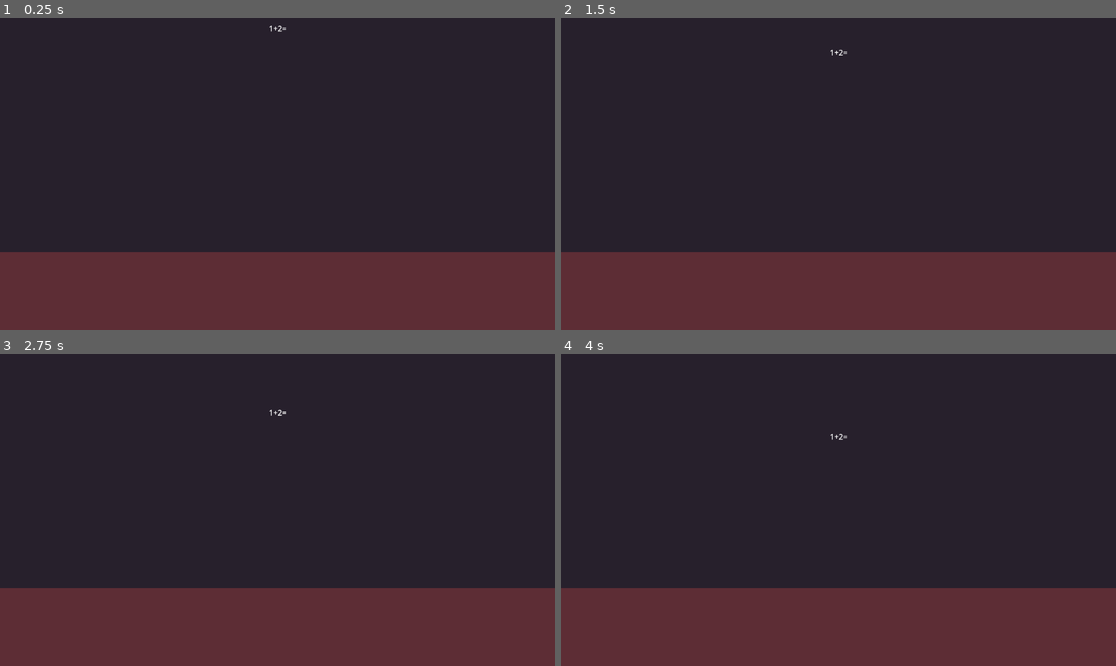
Above: before the commit, frames 1-4 (two rows, left to right).
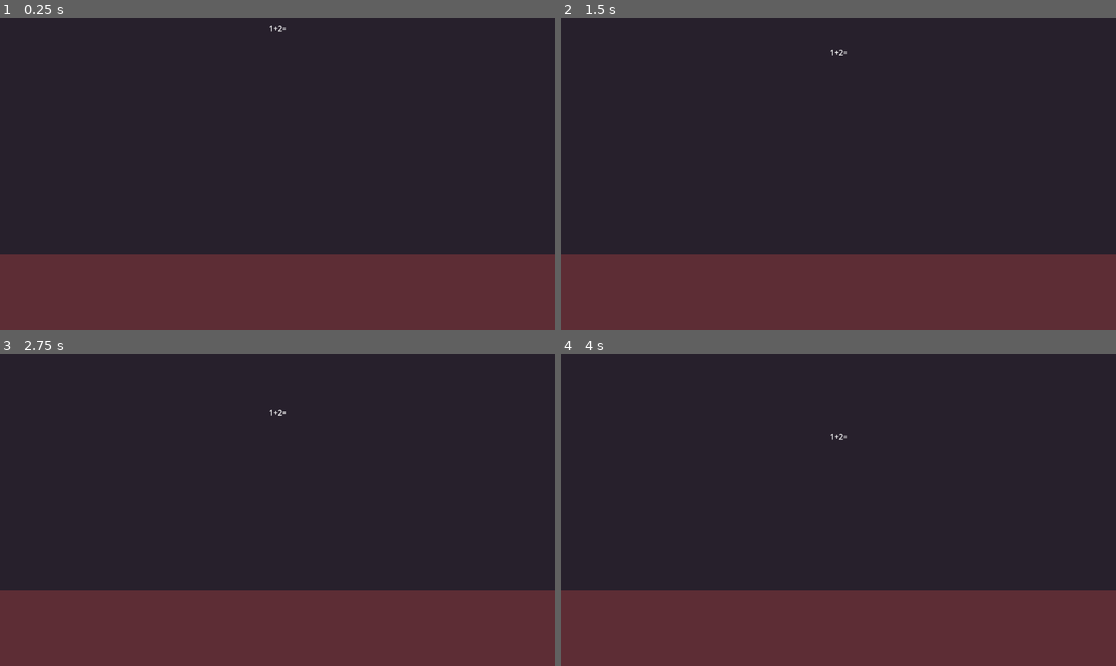
Above: after the commit, the same moments.

Repository: bbrieber/fxc_school_game
Game: Godot game, scene res://scenes/speed_math.tscn
Same seed, same stepped clock (60 frames per second), same inputs: the game is played once before the commit and once after it.
Inputs:
- Up to frame 1 (0.25 s): no input
- Up to frame 2 (1.5 s): no input
- Up to frame 3 (2.75 s): no input
- Up to frame 4 (4 s): no input

The runs differ from the first frame. In frame 1, 0.7% of the frame differs, in the area x 0-100%, y 75-76%; in frame 2, 0.7%; in frame 3, 0.7%; in frame 4, 0.7%.

Commit message:
new Scripts

Diff:
--- a/fxc_school_game/scenes/speed_math.tscn
+++ b/fxc_school_game/scenes/speed_math.tscn
@@ -7,6 +7,7 @@
 size = Vector2(37, 23)
 
 [sub_resource type="RectangleShape2D" id="RectangleShape2D_7v4yl"]
+size = Vector2(400, 66)
 
 [node name="Node" type="Node"]
 
@@ -57,19 +58,31 @@
 position = Vector2(0, 12.5)
 shape = SubResource("RectangleShape2D_3nk2y")
 
-[node name="ColorRect2" type="ColorRect" parent="Control"]
+[node name="InputNode" type="Control" parent="Control"]
 layout_mode = 1
-anchors_preset = -1
-anchor_top = 0.75
+anchors_preset = 12
+anchor_top = 1.0
+anchor_right = 1.0
+anchor_bottom = 1.0
+offset_top = -157.0
+grow_horizontal = 2
+grow_vertical = 0
+
+[node name="ColorRect2" type="ColorRect" parent="Control/InputNode"]
+layout_mode = 1
+anchors_preset = 15
 anchor_right = 1.0
 anchor_bottom = 1.0
 grow_horizontal = 2
+grow_vertical = 2
 color = Color(0.678431, 0.254902, 0.254902, 0.407843)
 
-[node name="Area2D" type="Area2D" parent="Control/ColorRect2"]
+[node name="Area2D" type="Area2D" parent="Control/InputNode/ColorRect2"]
+position = Vector2(584, 0)
 script = ExtResource("2_gdrju")
 
-[node name="CollisionShape2D" type="CollisionShape2D" parent="Control/ColorRect2/Area2D"]
+[node name="CollisionShape2D" type="CollisionShape2D" parent="Control/InputNode/ColorRect2/Area2D"]
+position = Vector2(0, 32)
 shape = SubResource("RectangleShape2D_7v4yl")
 
-[connection signal="area_entered" from="Control/ColorRect2/Area2D" to="Control/ColorRect2/Area2D" method="_on_area_entered"]
+[connection signal="area_entered" from="Control/InputNode/ColorRect2/Area2D" to="Control/InputNode/ColorRect2/Area2D" method="_on_area_entered"]
--- /dev/null
+++ b/fxc_school_game/scripts/autoload/math_rule_handler.gd
@@ -0,0 +1,3 @@
+extends Node
+
+var game_mode:MathGameModeResource
--- /dev/null
+++ b/fxc_school_game/scripts/math_game_mode_resource.gd
@@ -0,0 +1,6 @@
+class_name MathGameModeResource extends Resource
+
+@export_flags("Addition","Subtraction","Multiplication","Division") var allowed_modes:int = 0
+
+@export var max_number:int = 10
+@export var cap_max:bool=true
